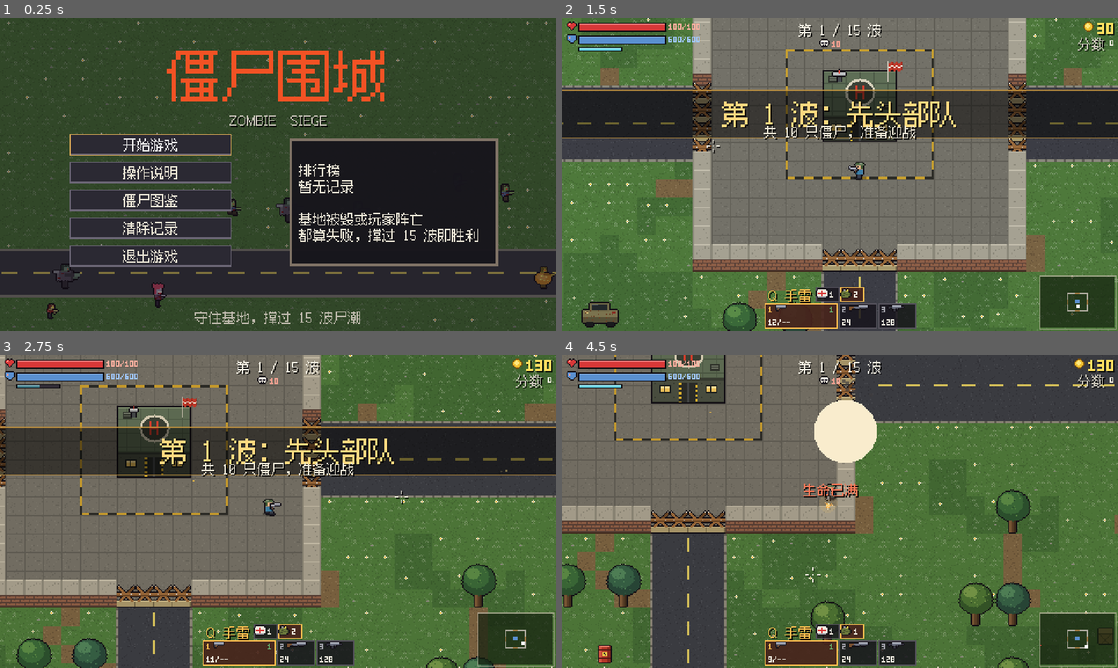
Above: before the commit, frames 1-4 (two rows, left to right).
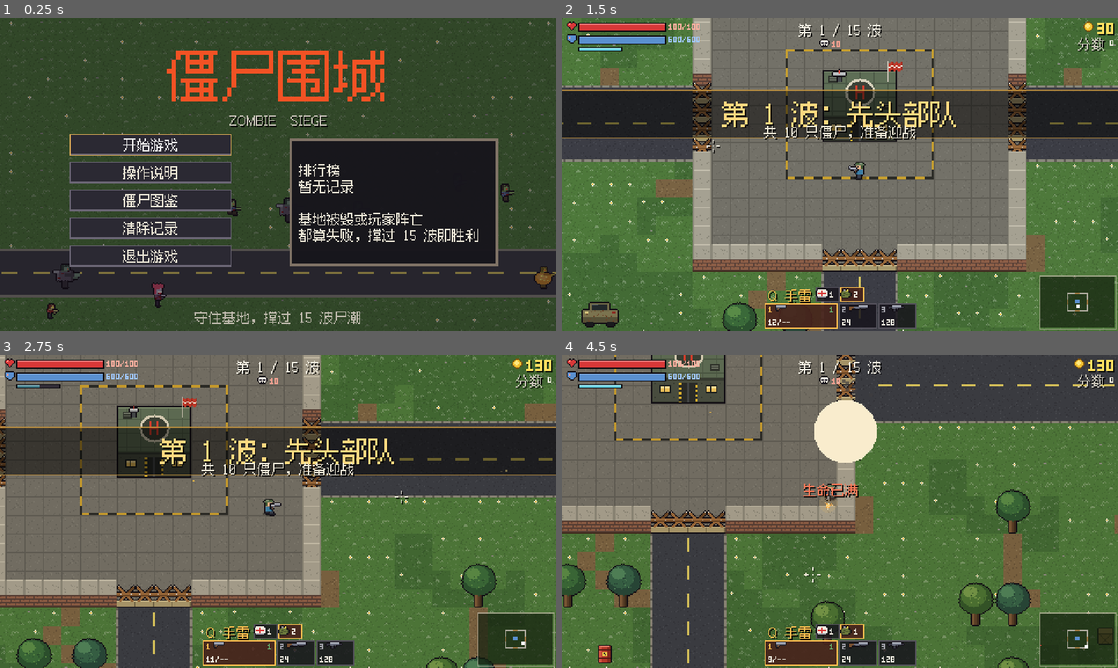
Above: after the commit, the same moments.

Repository: Dora321/zombie-siege
Game: Godot game, scene res://scenes/ui/title.tscn
Same seed, same stepped clock (60 frames per second), same inputs: the game is played once before the commit and once after it.
Inputs (mouse positions are in pixels of both pictures, inside the frame that each line leads up to):
- Up to frame 1 (0.25 s): no input
- Up to frame 2 (1.5 s): click "开始游戏" at 0.5 s; click "开始游戏" at 1.25 s
- Up to frame 3 (2.75 s): tap Enter at 2 s; move the mouse to (400, 495) at 2.02 s; hold D (move_right) from 2.03 s (still down); hold Shift (dash) from 2.03 s (still down); click (400, 495) at 2.17 s
- Up to frame 4 (4.5 s): move the mouse to (728, 527) at 2.77 s; release D (move_right) at 2.78 s; release Shift (dash) at 2.78 s; hold S (move_down) 2.78-3.53 s; click (728, 527) at 2.85 s; move the mouse to (895, 442) at 3.52 s; hold D (move_right) 3.53-4.28 s; hold - (item_frag) 3.53-4.28 s; move the mouse to (812, 574) at 4.27 s; hold W (move_up) from 4.28 s (still down); tap 0 (item_medkit) at 4.35 s; click (812, 574) at 4.42 s

The runs differ from the first frame. In frame 1, 4.0% of the frame differs, in the area x 0-100%, y 1-100%; in frame 2, 2.8%; in frame 3, 2.8%; in frame 4, 3.6%.

Commit message:
Boss phase 1: boss every even wave, Jaw Vanguard on W2, interruptible Butcher on W4, Plague with thinned acid rain on W8
一期 Boss 改动（按 docs/PHASE1_BRIEF.md）：

- 波次：偶数波 Boss、奇数波普通、15 尸王终局。W2 裂颚先锋、W4 屠夫、
  W8 瘟疫母体 + 酸雨、W15 尸王不变；W6/10/12/14 暂用高压普通波占位
  （TODO Phase2 巨像/坟主，Phase3 掘地/镜面）。W3、W13 杂兵略减。
- 新 Mini-Boss 裂颚先锋 vanguard：HP 420、两阶段（裂颚 charge/slam，
  45% 狂奔 charge2/rocks×2），只掉护甲板和弹药箱、无战利品；
  新像素造型（裂开的下颚 + 骨刺），图鉴 Boss 拆成两页。
- 屠夫：HP 1050→900；狂怒阶段 charge2 的两段蓄力可被闪光弹或
  霰弹打断（霰弹按原始击退累计，阈值 300 ≈ 5 发弹丸，绕过
  knock_res），打断后硬直 0.8 秒并撤掉冲撞通道。
- 瘟疫母体：P1 招式改为 fan/call/rocks×2（去掉 fog），P2 不变；
  Boss 在场时酸雨间隔 ×1.5、每轮少一滴。
- Boss 波底色改用 boss_wave()，不再写死 wave % 5。
- 流程测试补充：新波次表、先锋无战利品、屠夫打断（霰弹/闪光/
  第一阶段不受影响）、酸雨稀化；重新裁剪字体子集；更新 README。

Co-Authored-By: Claude Opus 5.5 <noreply@anthropic.com>

Diff:
--- a/scripts/autoload/art.gd
+++ b/scripts/autoload/art.gd
@@ -81,6 +81,11 @@
 	"balloon": {
 		"w": 20, "h": 36, "zombie": true, "style": "balloon", "paint": true,
 		"skin": "#86a862", "hair": "#3a3226", "shirt": "#6c8a5a", "pants": "#4d4034", "eye": "#e83a2a",
+	},
+	"vanguard": {
+		"w": 26, "h": 25, "hw": 8, "hh": 7, "tw": 12, "th": 8, "lh": 5, "zombie": true, "style": "vanguard",
+		"skin": "#b07c6c", "hair": "#3a1c1c", "shirt": "#8a3c34", "pants": "#2c2228",
+		"shoe": "#181418", "eye": "#ffe040", "arm_w": 2, "arm_len": 6, "lean": 1, "pads": true,
 	},
 	"plague": {
 		"w": 42, "h": 38, "hw": 8, "hh": 6, "tw": 26, "th": 20, "lh": 4, "zombie": true, "style": "plague",
@@ -221,7 +226,7 @@
 
 ## 把图集里的图片合成一张预览图，供开发时肉眼检查。
 func debug_sheet() -> Image:
-	var sheet := Image.create_empty(640, 480, false, Image.FORMAT_RGBA8)
+	var sheet := Image.create_empty(640, 512, false, Image.FORMAT_RGBA8)
 	sheet.fill(Color(0.3, 0.42, 0.26))
 	var y := 2
 	for kind in CHARS.keys():
--- a/scripts/autoload/game_data.gd
+++ b/scripts/autoload/game_data.gd
@@ -217,8 +217,14 @@
 		"blood": "#8c1c1c", "flying": true, "elite": true,
 		"desc": "飘过围墙，在头顶投下毒弹", "tip": "打爆气球会摔下一只半血僵尸",
 	},
+	"vanguard": {
+		"name": "裂颚先锋", "hp": 420.0, "speed": 26.0, "damage": 22.0, "attack_cd": 1.2,
+		"coins": 60, "score": 250, "hit_r": 10.0, "center": 11.0, "knock_res": 0.9, "aggro": 140.0,
+		"blood": "#7a1818", "is_boss": true,
+		"desc": "屠夫的小号，会冲撞和重砸", "tip": "不用换枪，先学会躲开再还手",
+	},
 	"boss": {
-		"name": "屠夫", "hp": 1050.0, "speed": 22.0, "damage": 33.0, "attack_cd": 1.3,
+		"name": "屠夫", "hp": 900.0, "speed": 22.0, "damage": 33.0, "attack_cd": 1.3,
 		"coins": 140, "score": 600, "hit_r": 15.0, "center": 15.0, "knock_res": 0.96, "aggro": 140.0,
 		"blood": "#6e1414", "is_boss": true,
 	},
@@ -235,20 +241,30 @@
 }
 
 ## Boss 的阶段表。at 是进入该阶段的血量比例，moves 是招式池，enter 是一进阶段就放的招。
-## 招式实现见 boss_brain.gd。
+## 招式实现见 boss_brain.gd。trophy 可以没有（小 Boss 只掉道具）。
+## break 是连冲 charge2 蓄力时能吃的霰弹击退总量（不打 knock_res 的折扣），攒够就被打断并硬直。
 const BOSSES := {
+	"vanguard": {
+		"title": "裂颚先锋", "warn": "红色通道是冲撞路线，红圈是重砸，侧向闪开", "drops": ["armor", "ammo_crate"], "slam_scale": 0.9,
+		"phases": [
+			{"at": 1.0, "name": "裂颚", "sub": "", "speed": 1.0, "gap": [2.4, 3.2], "moves": ["charge", "slam"]},
+			{"at": 0.45, "name": "狂奔", "sub": "跑得更快，冲完还会再冲一次", "speed": 1.3, "gap": [1.6, 2.3], "rocks": 2, "tint": "#ffc0a0",
+				"enter": "charge", "moves": ["charge2", "rocks"]},
+		],
+	},
 	"boss": {
 		"title": "屠夫", "warn": "看到红色通道就侧向闪开", "trophy": "heart", "drops": ["armor", "ammo_crate", "damage"],
 		"phases": [
 			{"at": 1.0, "name": "屠刀", "sub": "", "speed": 1.0, "gap": [2.2, 3.1], "rocks": 3, "moves": ["charge", "slam", "rocks"]},
-			{"at": 0.5, "name": "狂怒", "sub": "连环冲撞，还叫来了帮手", "speed": 1.35, "gap": [1.4, 2.1], "rocks": 5, "tint": "#ffa8a0",
-				"enter": "call", "call": ["runner", "runner", "exploder"], "moves": ["charge2", "slam", "rocks", "call"]},
+			{"at": 0.5, "name": "狂怒", "sub": "连冲蓄力时，用闪光弹或霰弹枪贴脸打断它", "speed": 1.35, "gap": [1.4, 2.1], "rocks": 5, "tint": "#ffa8a0",
+				"enter": "call", "call": ["runner", "runner", "exploder"], "break": 300.0, "moves": ["charge2", "slam", "rocks", "call"]},
 		],
 	},
 	"plague": {
 		"title": "瘟疫母体", "warn": "毒雾会缓慢掉血，离开绿圈", "trophy": "serum", "drops": ["medkit", "inf_ammo", "armor"], "shield": 0.16,
 		"phases": [
-			{"at": 1.0, "name": "孢子", "sub": "", "speed": 1.0, "gap": [2.0, 3.0], "call": ["splitling", "splitling", "spitter"], "moves": ["fog", "fan", "call"]},
+			# 第 8 波和酸雨同场，第一阶段不放毒雾，免得地上的圈分不清
+			{"at": 1.0, "name": "孢子", "sub": "", "speed": 1.0, "gap": [2.0, 3.0], "rocks": 2, "call": ["splitling", "splitling", "spitter"], "moves": ["fan", "call", "rocks"]},
 			{"at": 0.55, "name": "脓盾", "sub": "先打破绿色护盾，再打本体", "speed": 0.9, "gap": [1.6, 2.4], "tint": "#d8ffa0",
 				"enter": "shield", "call": ["splitter", "spitter", "screamer"], "moves": ["fogring", "fog", "fan", "shield", "call"]},
 		],
@@ -272,6 +288,8 @@
 const ACID_RAIN_GAP := 2.8
 const ACID_RAIN_COUNT := 4
 const ACID_RAIN_DAMAGE := 12.0
+## Boss 在场时酸雨变稀：间隔乘这个倍数，每轮少落一滴。
+const ACID_RAIN_BOSS_GAP := 1.5
 
 ## 三张地图。布局见 map_layouts.gd（废墟街区在 world_map.gd 里程序生成）。
 ## coins 开局金币，base_scale 基地受伤系数，group 一批僵尸从同一方向来的数量（越小越容易被包抄），
@@ -350,22 +368,23 @@
 const VANGUARD_COUNT := 6
 const VANGUARD_EXTRA_TIME := 3.0
 
-## 手工设计的 15 波节奏：新敌人逐波登场，第 5、10、15 波是 Boss 阶段战，第 8、12 波是特殊波。
+## 手工设计的 15 波节奏：偶数波打 Boss，奇数波是普通波，第 15 波尸王终局；第 8、12 波是特殊波。
+## 一期只有裂颚先锋（2）、屠夫（4）、瘟疫母体（8）和尸王（15），6、10、12、14 波先用高压普通波占位。
 const WAVES := [
 	{"name": "先头部队", "walker": 10},
-	{"name": "脚步渐近", "walker": 13, "runner": 4},
-	{"name": "毒液来袭", "walker": 14, "runner": 5, "spitter": 3},
+	{"name": "裂颚先锋", "walker": 6, "runner": 2, "vanguard": 1, "hint": "红色通道是冲撞路线，红圈是重砸，看到就侧向闪开"},
+	{"name": "毒液来袭", "walker": 12, "runner": 4, "spitter": 3},
+	{"name": "屠夫现身", "walker": 6, "runner": 4, "exploder": 1, "boss": 1},
 	{"name": "会爆炸的家伙", "walker": 13, "runner": 5, "spitter": 2, "exploder": 4, "splitter": 2},
-	{"name": "屠夫现身", "walker": 8, "runner": 5, "exploder": 2, "boss": 1},
-	{"name": "暗处的眼睛", "walker": 10, "runner": 16, "exploder": 2, "stalker": 4},
+	{"name": "暗处的眼睛", "walker": 10, "runner": 16, "exploder": 2, "stalker": 4},  # TODO(Phase2)：换成覆甲巨像
 	{"name": "铁壁", "walker": 14, "runner": 7, "spitter": 3, "tank": 2, "shielder": 3},
-	{"name": "酸雨", "walker": 16, "runner": 8, "spitter": 7, "exploder": 3, "tank": 1, "splitter": 3, "special": "acid_rain", "hint": "天上在下酸雨，看到地上的红圈就走开"},
+	{"name": "瘟疫酸雨", "walker": 12, "runner": 6, "spitter": 4, "exploder": 2, "splitter": 3, "plague": 1, "special": "acid_rain", "hint": "酸雨里瘟疫母体来了：红圈落酸液，绿圈是毒雾"},
 	{"name": "火药桶", "walker": 14, "runner": 10, "exploder": 10, "tank": 2, "summoner": 2},
-	{"name": "瘟疫母体", "walker": 16, "runner": 8, "spitter": 3, "exploder": 3, "tank": 1, "splitter": 2, "screamer": 2, "plague": 1},
+	{"name": "坟场躁动", "walker": 20, "runner": 12, "spitter": 4, "exploder": 4, "tank": 2, "splitter": 3, "screamer": 2},  # TODO(Phase2)：换成再生坟主
 	{"name": "黑夜降临", "walker": 28, "runner": 16, "spitter": 5, "exploder": 6, "tank": 3, "screamer": 3, "balloon": 2},
-	{"name": "断电之夜", "walker": 18, "runner": 12, "spitter": 5, "exploder": 5, "tank": 4, "shielder": 4, "stalker": 10, "special": "blackout", "hint": "全城断电，潜伏者最爱这种夜晚"},
-	{"name": "尸潮", "walker": 42, "runner": 26, "spitter": 7, "exploder": 8, "tank": 4, "splitter": 5, "balloon": 4, "screamer": 2},
-	{"name": "绝望之墙", "walker": 24, "runner": 18, "spitter": 8, "exploder": 8, "tank": 6, "shielder": 8, "summoner": 3, "screamer": 3, "balloon": 3},
+	{"name": "断电之夜", "walker": 18, "runner": 12, "spitter": 5, "exploder": 5, "tank": 4, "shielder": 4, "stalker": 10, "special": "blackout", "hint": "全城断电，潜伏者最爱这种夜晚"},  # TODO(Phase3)：加掘地领主
+	{"name": "尸潮", "walker": 38, "runner": 23, "spitter": 6, "exploder": 7, "tank": 4, "splitter": 4, "balloon": 4, "screamer": 2},
+	{"name": "绝望之墙", "walker": 24, "runner": 18, "spitter": 8, "exploder": 8, "tank": 6, "shielder": 8, "summoner": 3, "screamer": 3, "balloon": 3},  # TODO(Phase3)：换成镜面女皇
 	{"name": "最终围城", "walker": 22, "runner": 16, "spitter": 5, "exploder": 6, "tank": 3, "shielder": 3, "stalker": 3, "overlord": 1},
 ]
 
--- a/scripts/game/boss_brain.gd
+++ b/scripts/game/boss_brain.gd
@@ -13,6 +13,8 @@
 const WAVE_REACH := 150.0
 const FAR := 260.0
 const MINION_CAP := 6
+## 连冲被闪光或霰弹打断后的硬直。
+const BREAK_STUN := 0.8
 const MOVE_WARN := {
 	"charge": CHARGE_WARN, "charge2": CHARGE_WARN, "slam": 0.9, "rocks": 0.55, "storm": 0.7, "fog": 0.6,
 	"fogring": 0.7, "fan": 0.6, "wave": 0.9, "call": 0.8, "elites": 1.0, "shield": 0.7, "scream": 0.9,
@@ -33,6 +35,10 @@
 var _chain := 0
 var _enter := ""
 var _guard := 1.0
+# 阶段配了 break 时，连冲的蓄力能被打断；_brace 是这次蓄力已经吃到的霰弹击退
+var _breakable := false
+var _brace := 0.0
+var _lane: Variant = null
 
 
 func setup(z: Variant) -> void:
@@ -91,6 +97,8 @@
 	changing_t = CHANGE_T
 	_act = ""
 	_chain = 0
+	_breakable = false
+	_drop_lane(z)
 	z._charge_t = 0.0
 	z._pose = -1
 	shield = 0.0
@@ -101,9 +109,37 @@
 
 func on_stun(z: Variant) -> void:
 	# 被晕打断蓄力，闪光弹是正经的反制手段
+	if _breakable and _act != "":
+		_interrupt(z, "闪光")
 	_act = ""
 	_chain = 0
 	z._pose = -1
+	_drop_lane(z)
+
+
+## 霰弹的击退 Boss 几乎不吃，但连冲蓄力时按原始击退累计，攒够就打断。
+func on_buckshot(z: Variant, knock: float) -> void:
+	if not _breakable or _act == "":
+		return
+	_brace += knock
+	if _brace >= float(phases[phase]["break"]):
+		_interrupt(z, "霰弹")
+		z.stun(BREAK_STUN)
+
+
+func _interrupt(z: Variant, by: String) -> void:
+	_breakable = false
+	z._stun_t = maxf(z._stun_t, BREAK_STUN)
+	z.game.fx.text(z.position + Vector2(0, -z.center_h * 2.0 - 8.0), "打断！", Color("#ffe060"))
+	Sfx.play("shield_break", 0.0)
+	Harness.note("%s 的连冲被%s打断（第 %d 阶段）" % [spec["title"], by, phase + 1])
+
+
+## 蓄力被取消时，地上的冲撞通道也一起撤掉。
+func _drop_lane(z: Variant) -> void:
+	if _lane != null:
+		z.game.hazards.lanes.erase(_lane)
+		_lane = null
 
 
 func on_die(z: Variant) -> void:
@@ -127,7 +163,7 @@
 			z._end_charge()
 			if _chain > 0:
 				_chain -= 1
-				_begin_move(z, "charge")
+				_begin_move(z, "charge", true)
 			return Vector2.ZERO
 		return z._charge_dir
 	if _act != "":
@@ -205,12 +241,15 @@
 
 
 ## 蓄力开始：亮红圈和闪光，招式的落点此时就定了，玩家有时间躲。
-func _begin_move(z: Variant, move: String) -> void:
+## follow 表示这是连冲的第二段蓄力。
+func _begin_move(z: Variant, move: String, follow := false) -> void:
 	var warn: float = MOVE_WARN[move]
 	_act = move
 	_act_t = warn
 	_last = move
 	moves_used[move] = true
+	_breakable = phases[phase].has("break") and (move == "charge2" or follow)
+	_brace = 0.0
 	z.flash_warn(warn)
 	z._pose = 2
 	var hazards: Variant = z.game.hazards
@@ -220,7 +259,7 @@
 				_chain = 1
 			var player: Variant = z.game.player
 			z._charge_dir = z.position.direction_to(player.position if player.alive else z.game.base.position)
-			hazards.lane(z.position, z._charge_dir, z.charge_speed() * CHARGE_T, 16.0, warn)
+			_lane = hazards.lane(z.position, z._charge_dir, z.charge_speed() * CHARGE_T, 16.0, warn)
 			Sfx.play("charge_warn", 0.0)
 		"slam":
 			hazards.slam(z.position, SLAM_R * float(spec.get("slam_scale", 1.0)), z._damage * 1.2, warn, z)
--- a/scripts/game/bullet_system.gd
+++ b/scripts/game/bullet_system.gd
@@ -15,6 +15,8 @@
 	var color: Color
 	var from_player: bool
 	var chill := 0.0
+	## 霰弹枪的弹丸，能打断 Boss 的连冲蓄力。
+	var buckshot := false
 	var hits: Array = []
 
 
@@ -135,6 +137,8 @@
 		if not b.from_player:
 			damage *= best.vulnerability()
 		best.take_damage(damage, dir, b.knock)
+		if b.buckshot:
+			best.buckshot_hit(b.knock)
 		if b.chill > 0.0:
 			best.apply_chill(b.chill)
 			game.fx.frost(best.center())
--- a/scripts/game/enemy_art.gd
+++ b/scripts/game/enemy_art.gd
@@ -50,6 +50,8 @@
 			_imp(a, img, s, b, dir, f)
 		"screamer":
 			_screamer(a, img, s, b, dir, f)
+		"vanguard":
+			_vanguard(a, img, s, b, dir, f)
 		"plague":
 			_plague(a, img, s, b, dir, f)
 		"overlord":
@@ -153,6 +155,34 @@
 	a._rect(img, mx, my, mw, open, Color("#200810"))
 	a._rect(img, mx + 1, my + open - 1, maxi(mw - 2, 1), 1, Color("#c02840"))
 	a._rect(img, mx, my, mw, 1, Color("#f0ece0"))
+
+
+## 裂颚先锋：屠夫的配色缩小一号，下巴从中间裂开、挂在胸前一张一合，肩上顶着骨刺。
+static func _vanguard(a: Node, img: Image, s: Dictionary, b: Dictionary, dir: int, f: int) -> void:
+	var hw: int = s["hw"]
+	var hh: int = s["hh"]
+	var tw: int = s["tw"]
+	var bone := Color("#e8e0c8")
+	for x: int in [b["t_left"], b["t_left"] + tw - 1]:
+		a._rect(img, x, b["t_top"] - 2, 1, 2, bone)
+	if dir == UP:
+		# 背后一排骨刺
+		for k in 3:
+			a._px(img, b["cx"] - 3 + k * 3, b["t_top"] + 2 + k % 2, bone)
+		return
+	var open: int = [2, 3, 3, 2][f] as int
+	var mx: int = b["hx"] + 1 if dir == DOWN else b["hx"] + hw - 4
+	var mw: int = hw - 2 if dir == DOWN else 5
+	var my: int = b["h_top"] + hh - 2
+	var jaw := Color(String(s["skin"])).darkened(0.25)
+	a._rect(img, mx, my, mw, open, Color("#200a0c"))
+	a._rect(img, mx - 1, my + open, mw + 2, 2, jaw)
+	for k in range(0, mw, 2):
+		a._px(img, mx + k, my, bone)
+		a._px(img, mx + k + 1, my + open - 1, bone)
+	# 下巴正中的裂口
+	var split_x: int = mx + mw / 2 if dir == DOWN else mx + mw - 2
+	a._rect(img, split_x, my + open, 1, 2, Color("#c02020"))
 
 
 ## 瘟疫母体：浑身是搏动的毒囊，嘴角滴着脓。
--- a/scripts/game/game.gd
+++ b/scripts/game/game.gd
@@ -367,7 +367,8 @@
 	var spec: Dictionary = GameData.BOSSES[z.kind]
 	Harness.note("%s 被击败，用过的招式：%s" % [spec["title"], ",".join(z._brain.moves_used.keys())])
 	_boss_hold_t = BOSS_DOWN_HOLD
-	hud.announce("%s 倒下了！" % spec["title"], "快去捡战利品：%s" % GameData.TROPHIES[spec["trophy"]]["name"], BOSS_DOWN_HOLD)
+	var loot := "快去捡战利品：%s" % GameData.TROPHIES[spec["trophy"]]["name"] if spec.has("trophy") else "快去捡掉落的补给"
+	hud.announce("%s 倒下了！" % spec["title"], loot, BOSS_DOWN_HOLD)
 	Sfx.play("boss_down")
 	hazards.clear_owner(z)
 	for i in 5:
@@ -392,7 +393,8 @@
 	for id: String in spec["drops"]:
 		pickups.drop(at, "item", 1, id)
 	pickups.drop(at, "med", 25)
-	pickups.drop(at, "trophy", 1, String(spec["trophy"]))
+	if spec.has("trophy"):
+		pickups.drop(at, "trophy", 1, String(spec["trophy"]))
 	fx.text(z.position + Vector2(0, -z.center_h * 2.0 - 12.0), "金币雨 +%d" % int(GameData.ZOMBIES[z.kind]["coins"]), Color("#ffe060"))
 
 
@@ -407,7 +409,12 @@
 	if _acid_t > 0.0 or player == null or not player.alive:
 		return
 	_acid_t = GameData.ACID_RAIN_GAP
-	for i in GameData.ACID_RAIN_COUNT:
+	var count := GameData.ACID_RAIN_COUNT
+	# Boss 在场时酸雨变稀，地上的圈不至于和 Boss 的招式搅成一团
+	if not boss_list.is_empty():
+		_acid_t *= GameData.ACID_RAIN_BOSS_GAP
+		count = maxi(1, count - 1)
+	for i in count:
 		var at: Vector2 = player.position + player.velocity * 0.6 + Vector2.from_angle(_rng.randf() * TAU) * _rng.randf_range(0.0, 70.0)
 		hazards.acid(at, GameData.ACID_RAIN_DAMAGE * GameData.damage_scale(wave))
 
@@ -467,7 +474,7 @@
 		return Color(0.78, 0.92, 0.66)
 	if wave >= GameData.MAX_WAVE:
 		return Color(0.82, 0.58, 0.58)
-	if wave % 5 == 0:
+	if GameData.boss_wave(wave):
 		return Color(0.82, 0.68, 0.68)
 	var night := clampf(float(wave) / GameData.MAX_WAVE, 0.0, 1.0)
 	return Color(1.0, 0.97, 0.92).lerp(Color(0.62, 0.66, 0.86), night)
--- a/scripts/game/hazards.gd
+++ b/scripts/game/hazards.gd
@@ -130,7 +130,8 @@
 	_zone("warn", pos, r, windup, 0.0, owner_node)
 
 
-func lane(from: Vector2, dir: Vector2, length: float, width: float, dur: float) -> void:
+## 返回通道本身，蓄力被打断时施法者可以把它撤掉。
+func lane(from: Vector2, dir: Vector2, length: float, width: float, dur: float) -> Lane:
 	var l := Lane.new()
 	l.from = from
 	l.to = from + dir * length
@@ -138,6 +139,7 @@
 	l.t = dur
 	l.dur = dur
 	lanes.append(l)
+	return l
 
 
 func shockwave(pos: Vector2, max_r: float, speed: float, damage: float) -> void:
--- a/scripts/game/player.gd
+++ b/scripts/game/player.gd
@@ -429,6 +429,7 @@
 				var bullet_speed := float(s["speed"]) * randf_range(0.92, 1.05)
 				var b: Variant = game.bullets.fire(muzzle, d * bullet_speed, damage, float(s["knock"]), float(s["life"]), int(s["pierce"]), Color(String(s["color"])), true)
 				b.chill = float(s.get("chill", 0.0))
+				b.buckshot = int(s["pellets"]) > 1
 
 
 ## 回旋镖飞回手里。
--- a/scripts/game/zombie.gd
+++ b/scripts/game/zombie.gd
@@ -112,9 +112,9 @@
 	# 叠加层（护盾、蓄力光圈）要盖在身体上
 	body.show_behind_parent = true
 	shadow.show_behind_parent = true
-	if is_boss:
+	if is_boss and size.x > 30:
 		shadow.texture = Art.shadow_big
-	elif kind == "tank":
+	elif kind == "tank" or is_boss:
 		shadow.texture = Art.shadow_medium
 	else:
 		shadow.texture = Art.shadow_small
@@ -227,6 +227,11 @@
 func shield_hit(amount: float) -> void:
 	if _brain != null:
 		_brain.shield_hit(self, amount)
+
+
+func buckshot_hit(knock: float) -> void:
+	if _brain != null and not dead:
+		_brain.on_buckshot(self, knock)
 
 
 func flash_warn(seconds: float) -> void:
--- a/scripts/game/zombie_brain.gd
+++ b/scripts/game/zombie_brain.gd
@@ -27,6 +27,11 @@
 	pass
 
 
+## 被霰弹弹丸打中，knock 是没打 knock_res 折扣的原始击退。
+func on_buckshot(_z: Variant, _knock: float) -> void:
+	pass
+
+
 func on_die(_z: Variant) -> void:
 	pass
 
--- a/scripts/test/harness.gd
+++ b/scripts/test/harness.gd
@@ -800,6 +800,7 @@
 	await _arena_boss_phases(g)
 	await _arena_boss_moves(g)
 	await _arena_boss_warnings(g)
+	await _arena_boss_break(g)
 	await _arena_boss_loot(g)
 	await _arena_specials(g)
 	await _arena_reset(g)
@@ -1321,9 +1322,20 @@
 		for kind: String in q:
 			seen[kind] = mini(int(seen.get(kind, i + 1)), i + 1)
 	_check(GameData.WAVES.size() == GameData.MAX_WAVE, "波次表还是 15 波")
-	_check(GameData.build_spawn_queue(5).has("boss"), "第 5 波是屠夫")
-	_check(GameData.build_spawn_queue(10).has("plague"), "第 10 波是瘟疫母体")
+	_check(GameData.build_spawn_queue(2).has("vanguard"), "第 2 波是裂颚先锋")
+	_check(GameData.build_spawn_queue(4).has("boss"), "第 4 波是屠夫")
+	_check(GameData.build_spawn_queue(8).has("plague"), "第 8 波是瘟疫母体")
 	_check(GameData.build_spawn_queue(15).has("overlord"), "第 15 波是尸王")
+	var odd_boss := []
+	for wave in range(1, GameData.MAX_WAVE, 2):
+		if GameData.boss_wave(wave):
+			odd_boss.append(wave)
+	_check(odd_boss.is_empty(), "第 15 波之前的奇数波都没有 Boss %s" % [odd_boss])
+	var bosses := 0
+	for kind: String in GameData.build_spawn_queue(8):
+		if GameData.is_boss(kind):
+			bosses += 1
+	_check(bosses == 1, "第 8 波只有一只 Boss（%d）" % bosses)
 	for kind: String in ["stalker", "shielder", "splitter", "summoner", "screamer", "balloon"]:
 		_check(seen.has(kind), "波次表里会出现 %s" % kind)
 	for kind: String in GameData.BOSSES.keys():
@@ -1667,7 +1679,8 @@
 			for zone: Variant in g.hazards.zones:
 				if zone.kind == "rock":
 					rocks += 1
-			_check(rocks >= 3, "%s 落点全部亮圈（%d）" % [tag, rocks])
+			var want: int = 3 if move == "storm" else int(brain.phases[brain.phase].get("rocks", 3))
+			_check(rocks >= want, "%s 落点全部亮圈（%d/%d）" % [tag, rocks, want])
 			await _shot("85_rock_circles")
 		"fog", "fogring":
 			await _sec(0.7)
@@ -1803,6 +1816,66 @@
 	_check(g.hazards.zones.is_empty(), "Boss 死后没落地的招式作废")
 
 
+## 屠夫狂怒的连冲：蓄力时贴脸霰弹或闪光弹能打断并硬直；第一阶段的冲撞和别的 Boss 不吃霰弹打断。
+func _arena_boss_break(g: Variant) -> void:
+	var p: Variant = g.player
+	var z: Node2D = await _break_setup(g, "boss", 1)
+	var brain: Variant = z._brain
+	brain._begin_move(z, "charge2")
+	_check(brain._breakable and g.hazards.lanes.size() == 1, "屠夫狂怒的连冲蓄力可以打断")
+	await _buckshot(g, z)
+	_check(brain._act == "" and z._charge_t <= 0.0, "贴脸一枪霰弹打断连冲蓄力（累计击退 %.0f）" % brain._brace)
+	_check(z._stun_t > 0.5, "霰弹打断后硬直（还剩 %.2f 秒）" % z._stun_t)
+	_check(g.hazards.lanes.is_empty(), "打断后冲撞通道撤掉")
+	await _shot("93_butcher_break")
+	brain._begin_move(z, "charge", true)
+	_check(brain._breakable, "连冲的第二段蓄力也能打断")
+	# 闪光弹：Boss 本来只晕一下，打断连冲时补足硬直
+	z = await _break_setup(g, "boss", 1)
+	brain = z._brain
+	brain._begin_move(z, "charge2")
+	g.ordnance._flash_burst(z.center(), float(GameData.ITEMS["flash"]["radius"]), float(GameData.ITEMS["flash"]["power"]))
+	_check(brain._act == "" and brain._chain == 0 and g.hazards.lanes.is_empty(), "闪光弹打断连冲蓄力并撤掉通道")
+	_check(z._stun_t >= brain.BREAK_STUN - 0.01, "闪光打断后硬直约 %.1f 秒（%.2f）" % [brain.BREAK_STUN, z._stun_t])
+	# 第一阶段的冲撞照旧只能闪光打断
+	z = await _break_setup(g, "boss", 0)
+	brain = z._brain
+	brain._begin_move(z, "charge")
+	_check(not brain._breakable, "屠夫第一阶段的冲撞不吃霰弹打断")
+	await _buckshot(g, z)
+	_check(brain._act == "charge" and z._stun_t <= 0.0, "霰弹打不断第一阶段的冲撞")
+	z = await _break_setup(g, "vanguard", 1)
+	z._brain._begin_move(z, "charge2")
+	_check(not z._brain._breakable, "裂颚先锋的连冲不吃霰弹打断")
+	p.switch_weapon("pistol")
+	await _arena_reset(g)
+
+
+func _break_setup(g: Variant, kind: String, phase: int) -> Node2D:
+	await _arena_reset(g)
+	var z: Node2D = _arena_spawn(g, kind, Vector2(40, 0))
+	await _sec(0.02)
+	var brain: Variant = z._brain
+	brain.phase = phase
+	brain._apply_phase(z)
+	brain._gap = 999.0
+	z._attack_t = 99.0
+	return z
+
+
+## 用真实的开火路径对着 Boss 开一枪霰弹。
+func _buckshot(g: Variant, z: Variant) -> void:
+	var p: Variant = g.player
+	p.switch_weapon("shotgun")
+	p.cooldown = 0.0
+	p.weapon_state["shotgun"]["mag"] = p.mag_size()
+	_test_bot.aim_dir = (z.center() - (p.position + Vector2(0, -7))).normalized()
+	_test_bot.firing = true
+	await _sec(0.05)
+	_test_bot.firing = false
+	await _sec(0.15)
+
+
 func _arena_boss_loot(g: Variant) -> void:
 	await _arena_reset(g)
 	var p: Variant = g.player
@@ -1829,6 +1902,18 @@
 	_check(g._boss_hold_t > 0.0 and g.state == g.State.COMBAT, "击败后留出捡战利品的时间")
 	await _shot("91_boss_loot")
 	g.pickups.items.clear()
+	# 裂颚先锋是小 Boss：只掉道具和急救包，没有专属战利品
+	var mini_boss: Node2D = _arena_spawn(g, "vanguard", Vector2(150, 0))
+	await _sec(0.02)
+	mini_boss._brain.phase = mini_boss._brain.phases.size() - 1
+	mini_boss.take_damage(mini_boss.max_hp * 5.0, Vector2.RIGHT, 0.0)
+	counts = {}
+	for it: Variant in g.pickups.items:
+		counts[it.kind] = int(counts.get(it.kind, 0)) + 1
+	_check(mini_boss.dead and int(counts.get("item", 0)) == GameData.BOSSES["vanguard"]["drops"].size(), "裂颚先锋掉 %d 件道具" % GameData.BOSSES["vanguard"]["drops"].size())
+	_check(int(counts.get("trophy", 0)) == 0 and int(counts.get("med", 0)) == 1, "裂颚先锋没有专属战利品，掉急救包")
+	g.pickups.items.clear()
+	g._boss_hold_t = 0.0
 	# 战利品效果
 	var max_before: float = p.max_hp
 	p.hp = 10.0
@@ -1885,6 +1970,23 @@
 	_check(g.player.hp < hp0, "酸雨落地伤害玩家")
 	g.god_mode = true
 	g.player.hp = g.player.max_hp
+	# 第 8 波的瘟疫母体在场时酸雨变稀
+	g.hazards.clear()
+	var mother: Node2D = _arena_spawn(g, "plague", Vector2(150, 0))
+	await _sec(0.02)
+	mother._brain._gap = 999.0
+	g._acid_t = 0.0
+	await _sec(0.05)
+	drops = 0
+	for zone: Variant in g.hazards.zones:
+		if zone.kind == "acid":
+			drops += 1
+	_check(drops == GameData.ACID_RAIN_COUNT - 1, "Boss 在场时酸雨每轮少一滴（%d）" % drops)
+	_check(g._acid_t > GameData.ACID_RAIN_GAP * (GameData.ACID_RAIN_BOSS_GAP - 0.1), "Boss 在场时酸雨间隔拉长（%.1f 秒）" % g._acid_t)
+	mother.no_blast = true
+	mother.take_damage(99999.0, Vector2.RIGHT, 0.0, false)
+	g._boss_hold_t = 0.0
+	g.hazards.clear()
 	g.wave = 12
 	var dark: Color = g._combat_tint()
 	g.wave = 11
--- a/scripts/ui/bestiary.gd
+++ b/scripts/ui/bestiary.gd
@@ -5,7 +5,8 @@
 	{"title": "普通僵尸", "kinds": ["walker", "runner", "tank", "exploder", "spitter"]},
 	{"title": "精英僵尸（一）", "kinds": ["stalker", "shielder", "splitter", "splitling"]},
 	{"title": "精英僵尸（二）", "kinds": ["summoner", "imp", "screamer", "balloon"]},
-	{"title": "Boss", "kinds": ["boss", "plague", "overlord"]},
+	{"title": "Boss（一）", "kinds": ["vanguard", "boss"]},
+	{"title": "Boss（二）", "kinds": ["plague", "overlord"]},
 ]
 const ROW_H := 50
 const TOP := 26
@@ -85,7 +86,10 @@
 			lines += ("  " if i > 0 else "") + "%d.%s" % [i + 1, phases[i]["name"]]
 		Art.draw_text(self, "第 %d 波 · %d 阶段：%s" % [_boss_wave(kind), phases.size(), lines], Vector2(TEXT_X, y + 13), 12, Color("#e8e4d8"))
 		Art.draw_text(self, String(boss["warn"]), Vector2(TEXT_X, y + 26), 12, Color("#a8d8a0"))
-		Art.draw_text(self, "战利品：%s（%s）" % [GameData.TROPHIES[boss["trophy"]]["name"], GameData.TROPHIES[boss["trophy"]]["desc"]], Vector2(TEXT_X, y + 39), 12, Color("#ffe080"))
+		if boss.has("trophy"):
+			Art.draw_text(self, "战利品：%s（%s）" % [GameData.TROPHIES[boss["trophy"]]["name"], GameData.TROPHIES[boss["trophy"]]["desc"]], Vector2(TEXT_X, y + 39), 12, Color("#ffe080"))
+		else:
+			Art.draw_text(self, "对策：" + String(stat["tip"]), Vector2(TEXT_X, y + 39), 12, Color("#ffe080"))
 		return
 	Art.draw_text(self, String(stat["desc"]), Vector2(TEXT_X, y + 13), 12, Color("#e8e4d8"))
 	Art.draw_text(self, "对策：" + String(stat["tip"]), Vector2(TEXT_X, y + 26), 12, Color("#a8d8a0"))
Binary file changed: resources/fonts/fusion-pixel-12px-proportional-zh_hans.subset.ttf
Not shown, changed: tools/font_chars.txt
